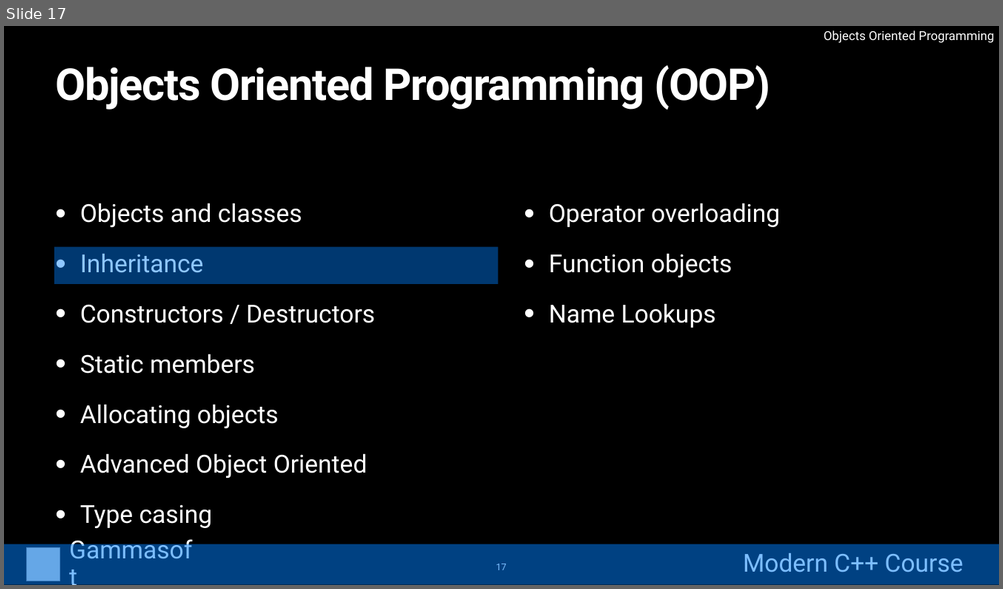
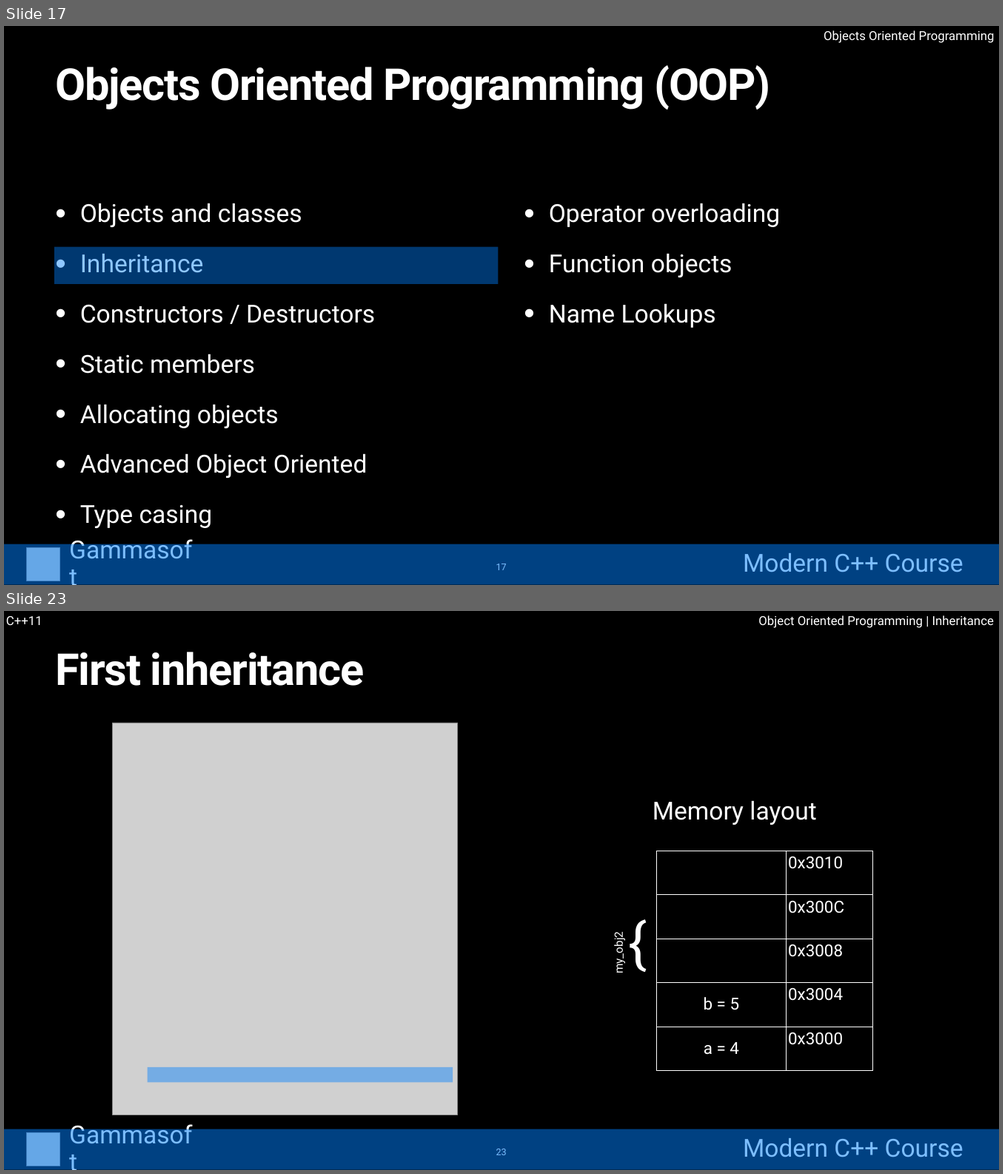
Before and after one commit to gammasoft71/cpp_modern_course, a slide deck: course/powerpoints/object_oriented_programming.pptx. Shown one above the other, each under a label of ours: slide 17 before the commit, slides 17 and 23 after it; the slides between them are not shown. The pictures are 1003x589 and 1003x1174 pixels, drawn with LibreOffice and Linux fonts; fonts in the diff are those of the drawing; grey boxes stand for pictures. Boxes give left, top, right and bottom in pixels: in the first picture for what was removed or moved away, otherwise in the second. Text is boxed around its words. In the diff, an @@ line names an element or a change of style, - is before the commit and + after.

```diff
--- a/course/powerpoints/object_oriented_programming.pptx
+++ b/course/powerpoints/object_oriented_programming.pptx
@@ slide 23 added at [4,611,999,1170], background #000000 @@
@@ text added at [6,616,42,625], 24 pt, text #FFFFFF @@
+C++11
@@ text added at [758,615,993,628], 24 pt, text #FFFFFF @@
+Object Oriented Programming | Inheritance
@@ title added at [55,652,364,686], 85 pt, text #FFFFFF, bold @@
+First inheritance
@@ picture added at [113,723,458,1115] @@
@@ text added at [652,800,817,825], 48 pt, text #FFFFFF @@
+Memory layout
@@ table added at [656,851,872,1058], 5 rows, 2 columns @@
+ | 0x3010
+ | 0x300C
+ | 0x3008
+b = 5 | 0x3004
+a = 4 | 0x3000
@@ text added at [626,910,649,980], 106 pt, text #FFFFFF @@
+{
@@ text added at [611,936,626,973], 22 pt, text #FFFFFF @@
+my_obj2
@@ rectangle added at [148,1068,452,1082], fill #0080FF at 44% opacity @@
@@ group added at [4,1129,998,1170]: 2 texts, 1 picture, 1 rectangle @@
+Gammasoft
+Modern C++ Course
@@ page number added at [496,1149,506,1156], 18 pt, text #FFFFFF @@
+23
```
Also in this commit, not shown: 4 slides changed, 14 other slides added.
